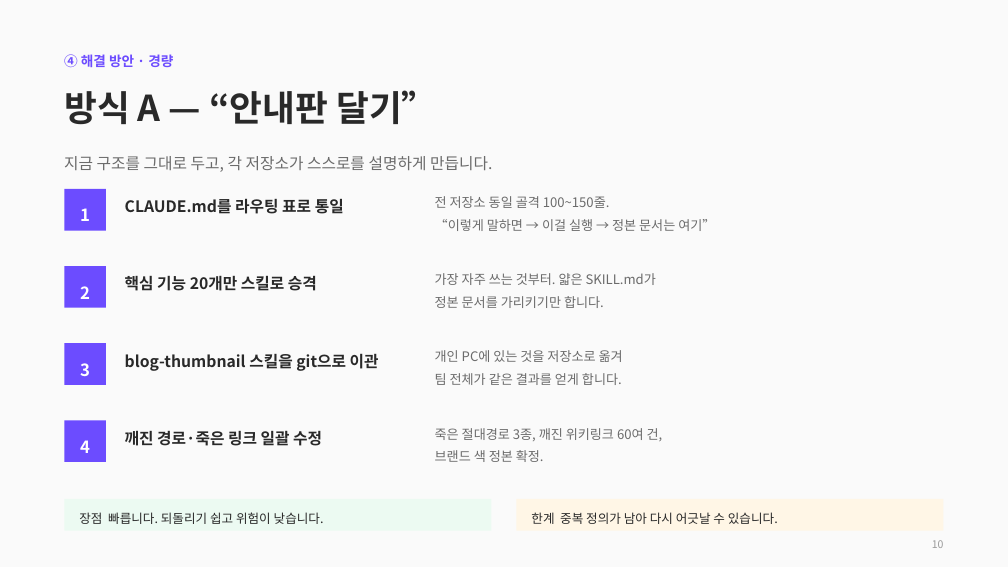
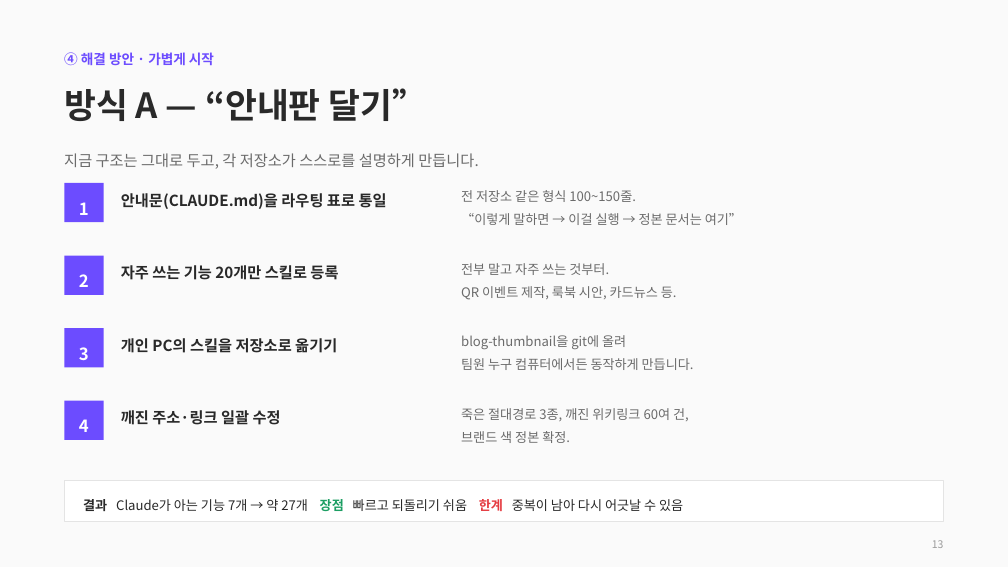
Before and after one commit to CdBd-in/design, a slide deck: slide 15 of CdBd 문서 체계 진단 및 개편 제안.pptx (slide 12 before the commit). Drawn at 1008x567 pixels with LibreOffice and Linux fonts; fonts in the diff are those of the drawing. Boxes give left, top, right and bottom in pixels: in the first picture for what was removed or moved away, otherwise in the second. Text is boxed around its words. In the diff, an @@ line names an element or a change of style, - is before the commit and + after.

```diff
--- a/CdBd 문서 체계 진단 및 개편 제안.pptx
+++ b/CdBd 문서 체계 진단 및 개편 제안.pptx
@@ text at [64,52,214,66]: text changed @@
-④ 해결 방안 · 경량
+④ 해결 방안 · 가볍게 시작
@@ text "방식 A — “안내판 달기”" at [64,88,427,121]: size 34 to 33 pt @@
@@ text at [64,153,478,169]: text changed; size 15 to 14.5 pt @@
-지금 구조를 그대로 두고, 각 저장소가 스스로를 설명하게 만듭니다.
+지금 구조는 그대로 두고, 각 저장소가 스스로를 설명하게 만듭니다.
@@ text "1": place and size @@
-text "1" at [80,208,90,221]
+text "1" at [79,202,89,215]
@@ rectangle: place and size @@
-rectangle at [64,189,106,231]
+rectangle at [64,183,104,222]
@@ text at [121,193,387,209]: text changed; size 15 to 14.5 pt @@
-CLAUDE.md를 라우팅 표로 통일
+안내문(CLAUDE.md)을 라우팅 표로 통일
@@ text at [461,190,636,202]: text changed @@
-전 저장소 동일 골격 100~150줄.
+전 저장소 같은 형식 100~150줄.
@@ text "전 저장소 같은 형식 100~150줄.": place and size @@
-text "전 저장소 같은 형식 100~150줄." at [435,196,715,231]
+text "전 저장소 같은 형식 100~150줄." at [461,190,742,225]
@@ text "2": place and size @@
-text "2" at [80,286,90,299]
+text "2" at [79,274,89,287]
@@ rectangle: place and size @@
-rectangle at [64,266,106,308]
+rectangle at [64,256,104,295]
@@ text at [121,265,338,280]: text changed; size 15 to 14.5 pt @@
-핵심 기능 20개만 스킬로 승격
+자주 쓰는 기능 20개만 스킬로 등록
@@ text at [461,263,677,300]: text changed @@
-가장 자주 쓰는 것부터. 얇은 SKILL.md가
-정본 문서를 가리키기만 합니다.
+전부 말고 자주 쓰는 것부터.
+QR 이벤트 제작, 룩북 시안, 카드뉴스 등.
@@ rectangle: place and size @@
-rectangle at [64,343,106,385]
+rectangle at [64,328,104,368]
@@ text "3": place and size @@
-text "3" at [80,363,90,376]
+text "3" at [79,347,89,360]
@@ text at [121,338,337,353]: text changed; size 15 to 14.5 pt @@
-blog-thumbnail 스킬을 git으로 이관
+개인 PC의 스킬을 저장소로 옮기기
@@ text at [461,335,694,370]: text changed @@
-개인 PC에 있는 것을 저장소로 옮겨
-팀 전체가 같은 결과를 얻게 합니다.
+blog-thumbnail을 git에 올려
+팀원 누구 컴퓨터에서든 동작하게 만듭니다.
@@ text "4": place and size @@
-text "4" at [80,440,90,453]
+text "4" at [79,419,89,432]
@@ rectangle: place and size @@
-rectangle at [64,420,106,462]
+rectangle at [64,401,104,440]
@@ text at [121,410,281,425]: text changed; size 15 to 14.5 pt @@
-깨진 경로·죽은 링크 일괄 수정
+깨진 주소·링크 일괄 수정
@@ text "죽은 절대경로 3종, 깨진 위키링크 ...": place and size @@
-text "죽은 절대경로 3종, 깨진 위키링크 ..." at [435,428,663,462]
+text "죽은 절대경로 3종, 깨진 위키링크 ..." at [461,408,689,443]
@@ rectangle: place and size @@
-rectangle at [64,499,492,531]
+rectangle at [64,480,944,522]
@@ rectangle at [64,480,944,522]: fill #ECFAF2 to #FFFFFF; outline none to #E4E4E4 1 pt @@
@@ text at [83,499,683,511]: text changed; size 12 to 12.5 pt @@
-장점 빠릅니다. 되돌리기 쉽고 위험이 낮습니다.
+결과 Claude가 아는 기능 7개 → 약 27개 장점 빠르고 되돌리기 쉬움 한계 중복이 남아 다시 어긋날 수 있음
@@ rectangle removed at [516,499,944,531] @@
@@ text removed at [531,512,778,524] @@
-한계 중복 정의가 남아 다시 어긋날 수 있습니다.
@@ text at [932,540,944,548]: text changed @@
-10
+13
```
Also in this commit, not shown: 13 other slides changed, 5 slides added, 2 slides removed.
